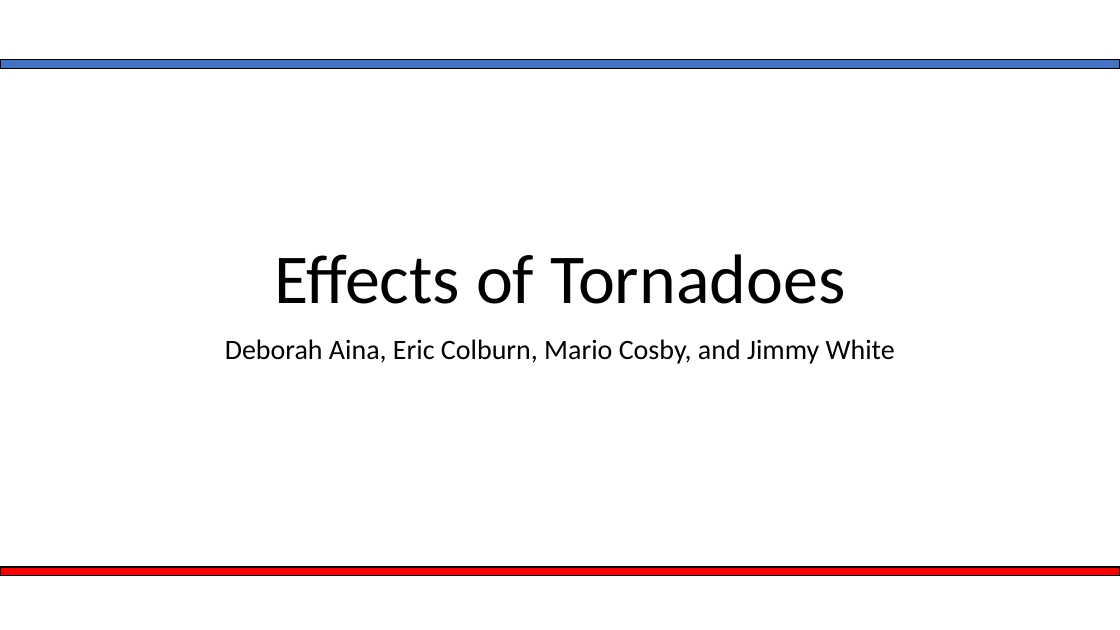
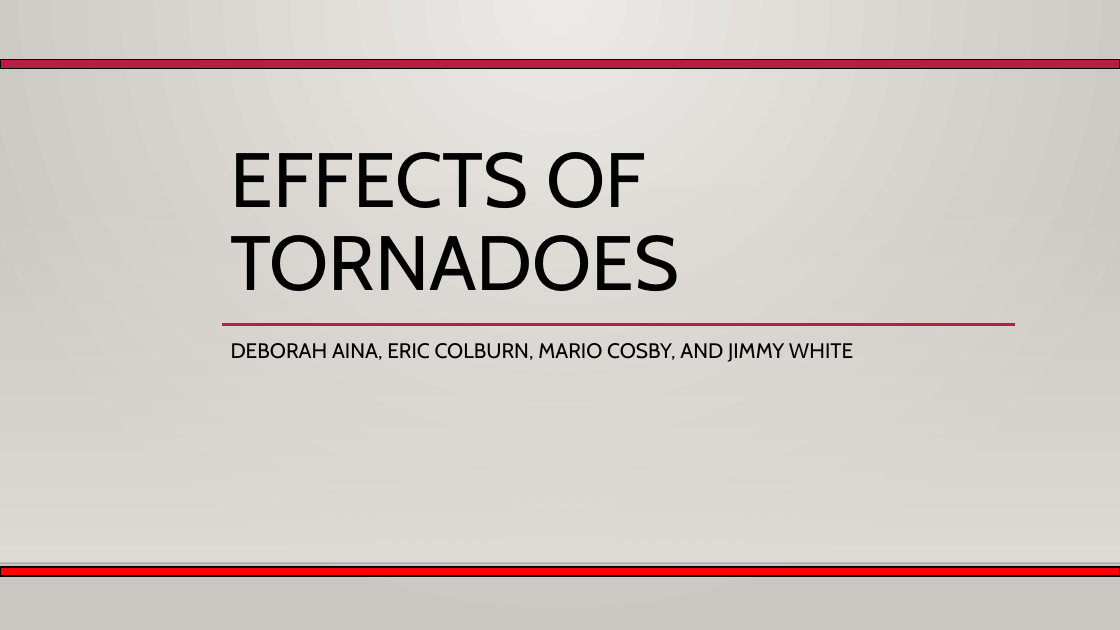
Before and after one commit to ecolburn20/Project1Team3, a slide deck: slide 1 of Group_slides_v2.pptx. Drawn at 1120x630 pixels with LibreOffice and Linux fonts; fonts in the diff are those of the drawing; background and template pictures are left out. Boxes give left, top, right and bottom in pixels: in the first picture for what was removed or moved away, otherwise in the second. Text is boxed around its words. In the diff, an @@ line names an element or a change of style, - is before the commit and + after.

Commit message:
Adding slides to the slide presentation

```diff
--- a/Group_slides_v2.pptx
+++ b/Group_slides_v2.pptx
@@ background #FFFFFF to gradient #ECEAE7 to #CAC7C1 @@
@@ rectangle at [0, 60, 1120, 69]: fill #4472C4 to #B71E42; outline #000000 1 pt to #000000 1.25 pt @@
@@ title at [231, 152, 680, 291]: text changed; size 60 to 66 pt; font Calibri to Cabin @@
-Effects of Tornadoes
+EFFECTS OF TORNADOES
@@ rectangle added at [0, 186, 1120, 563], fill gradient #DFDBD5 @@
@@ line added from (222, 324) to (1016, 324), #B71E42 2.5 pt @@
@@ subtitle at [231, 343, 853, 362]: text changed; size 24 to 18 pt; font Calibri to Cabin @@
-Deborah Aina, Eric Colburn, Mario Cosby, and Jimmy White
+DEBORAH AINA, ERIC COLBURN, MARIO COSBY, AND JIMMY WHITE
@@ rectangle at [0, 567, 1120, 576]: outline #000000 1 pt to #000000 1.25 pt @@
@@ line added from (0, 563) to (1120, 563), #000001 1 pt @@
```
Also in this commit, not shown: 13 other slides changed, 7 slides added.
